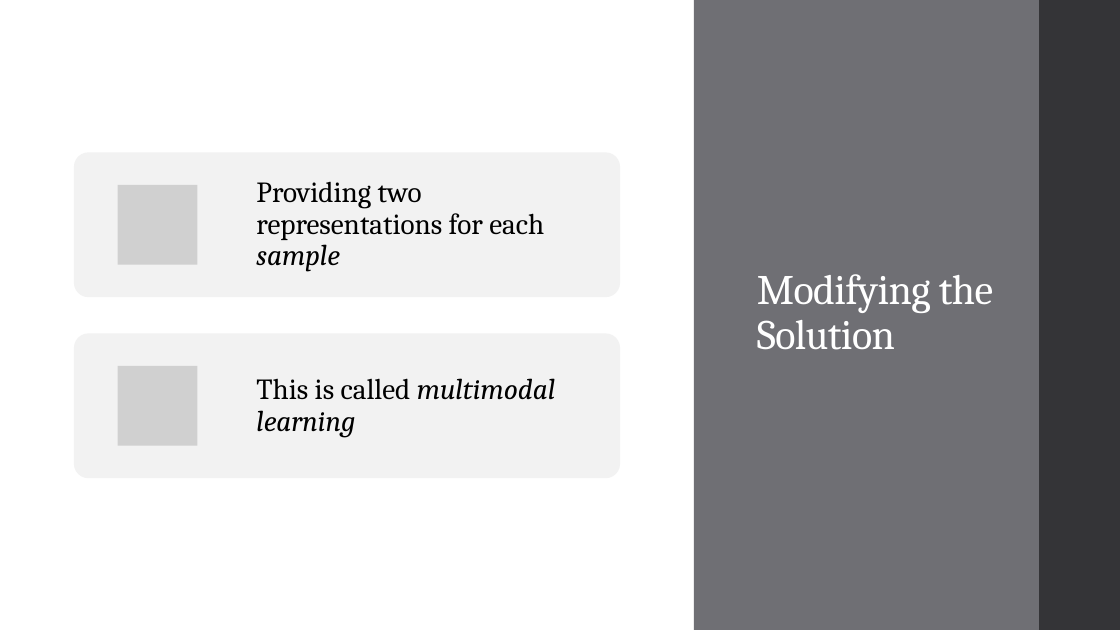
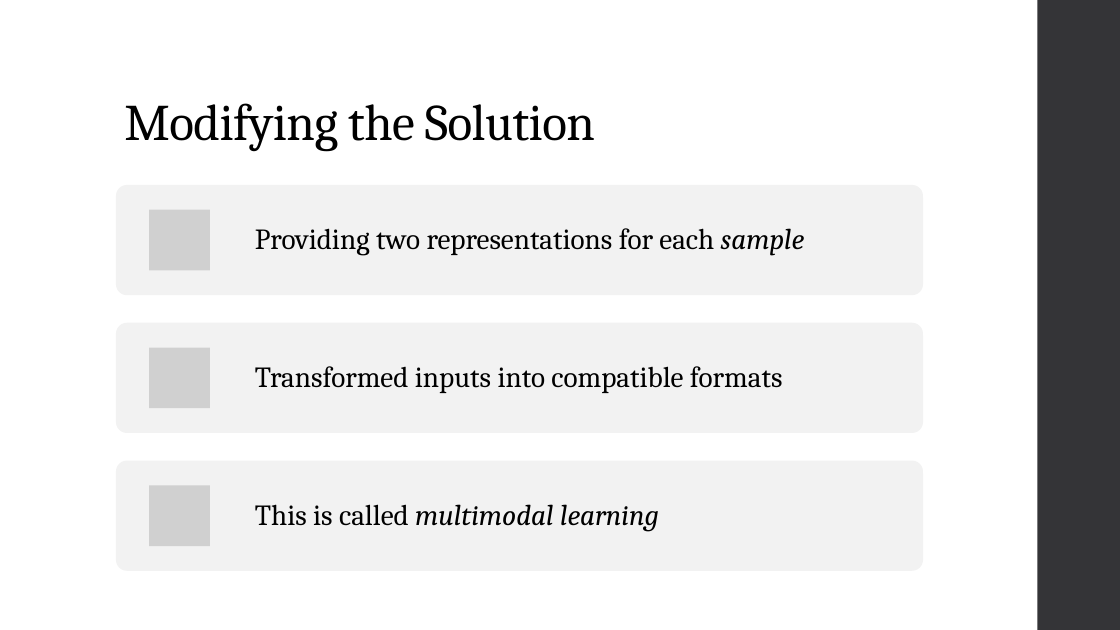
Before and after one commit to landonbuell/Buell-Senior-Thesis, a slide deck: slide 21 of JMMPaper/Musical Instrument Classification Using a Hybrid Neural Network BuellShortv1.pptx (slide 18 before the commit). Drawn at 1120x630 pixels with LibreOffice and Linux fonts; fonts in the diff are those of the drawing; grey boxes stand for pictures. Boxes give left, top, right and bottom in pixels: in the first picture for what was removed or moved away, otherwise in the second. Text is boxed around its words. In the diff, an @@ line names an element or a change of style, - is before the commit and + after.

Commit message:
Updated JMM Powerpoint

```diff
--- a/JMMPaper/Musical Instrument Classification Using a Hybrid Neural Network BuellShortv1.pptx
+++ b/JMMPaper/Musical Instrument Classification Using a Hybrid Neural Network BuellShortv1.pptx
@@ rectangle removed at (694,0,1039,630) @@
@@ title "Modifying the Solution": place and size @@
-title "Modifying the Solution" at (757,274,993,350)
+title "Modifying the Solution" at (124,103,595,151)
@@ title "Modifying the Solution" at (124,103,595,151): size 36 to 44 pt, text colour #FFFFFF to #000000; vertical alignment middle to bottom @@
@@ rounded rectangle: place and size @@
-rounded rectangle at (74,152,620,297)
+rounded rectangle at (116,185,923,295)
@@ picture removed at (118,185,197,265) @@
@@ text "Providing two representations for each ..." rewrapped from (256,182,544,272) to (255,228,805,256) @@
@@ rounded rectangle: place and size @@
-rounded rectangle at (74,334,620,478)
+rounded rectangle at (116,323,923,433)
@@ picture: place and size @@
-picture at (118,366,197,446)
+picture at (150,348,210,408)
@@ text "This is called multimodal learning" rewrapped from (256,378,556,437) to (255,504,659,532) @@
@@ group added at (116,210,923,571): 2 pictures, 1 text, 1 rounded rectangle @@
+Transformed inputs into compatible formats
```
Also in this commit, not shown: 4 other slides changed, 5 slides added, 1 slide removed, 1 other file.
